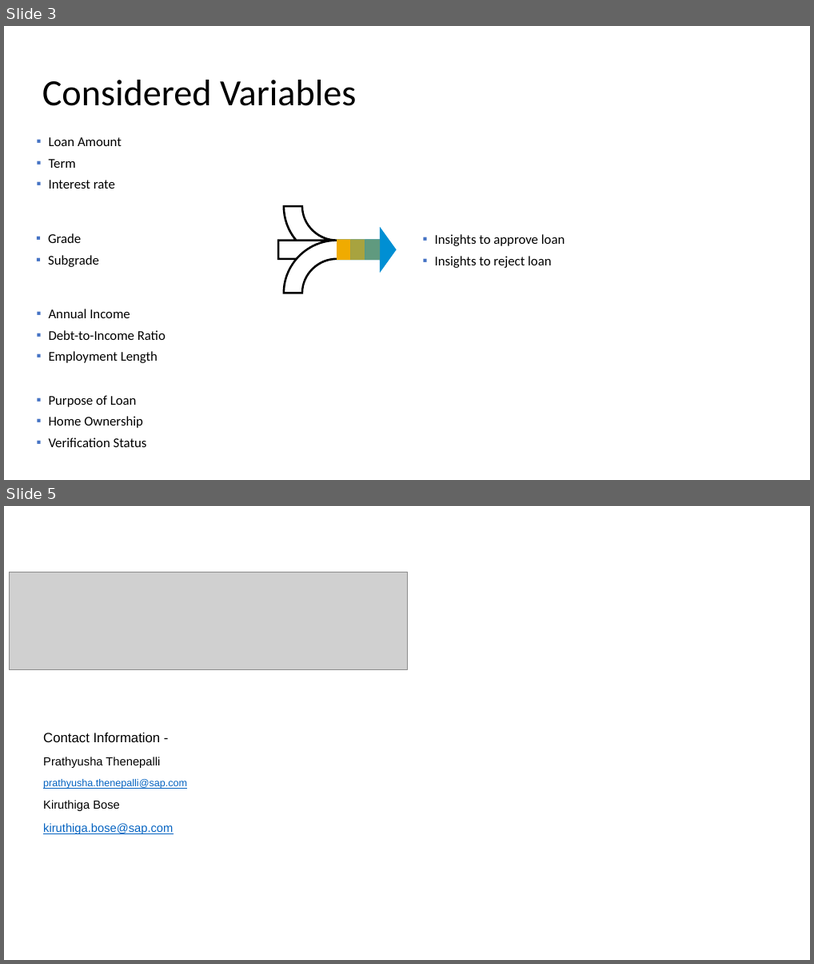
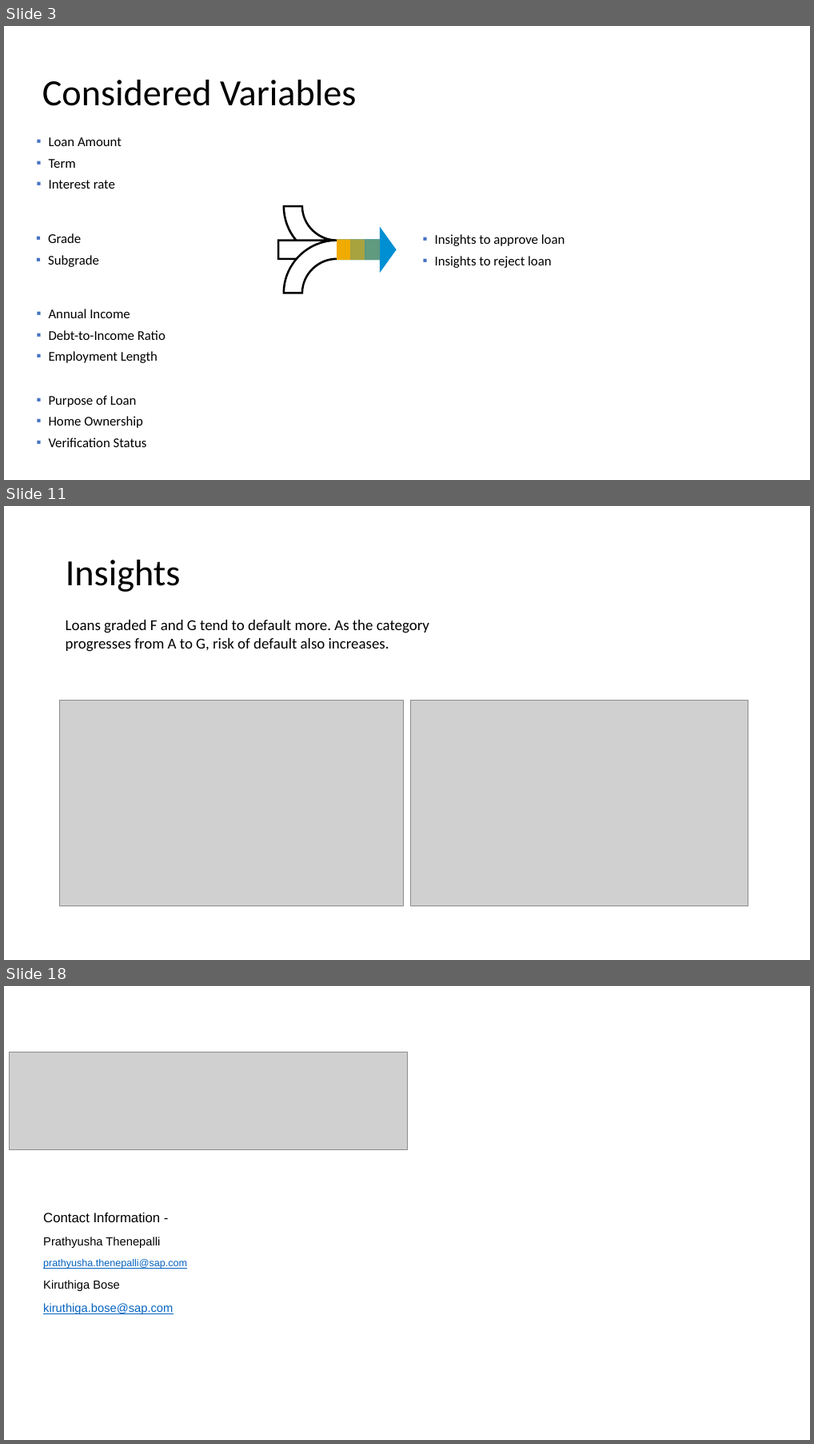
Before and after one commit to KBinSAP/LendingClub, a slide deck: Lending_Club_Case_Study.pptx. Shown one above the other, each under a label of ours: slides 3 and 5 before the commit, slides 3, 11 and 18 after it; the slides between them are not shown. The pictures are 814x964 and 814x1444 pixels, drawn with LibreOffice and Linux fonts; fonts in the diff are those of the drawing; grey boxes stand for pictures; background and template pictures are left out. Boxes give left, top, right and bottom in pixels: in the first picture for what was removed or moved away, otherwise in the second. Text is boxed around its words. In the diff, an @@ line names an element or a change of style, - is before the commit and + after.

```diff
--- a/Lending_Club_Case_Study.pptx
+++ b/Lending_Club_Case_Study.pptx
@@ slide 11 added at [4, 506, 810, 960], background #FFFFFF @@
@@ title added at [66, 560, 181, 592], 44 pt, text #000000 @@
+Insights
@@ text added at [66, 620, 430, 652], 18 pt, text #000000 @@
+Loans graded F and G tend to default more. As the category progresses from A to G, risk of default also increases.
@@ picture added at [60, 700, 404, 906] @@
@@ picture added at [411, 700, 749, 906] @@
@@ what was slide 5 is now slide 18 @@
```
Also in this commit, not shown: 1 slide changed, 12 other slides added.
